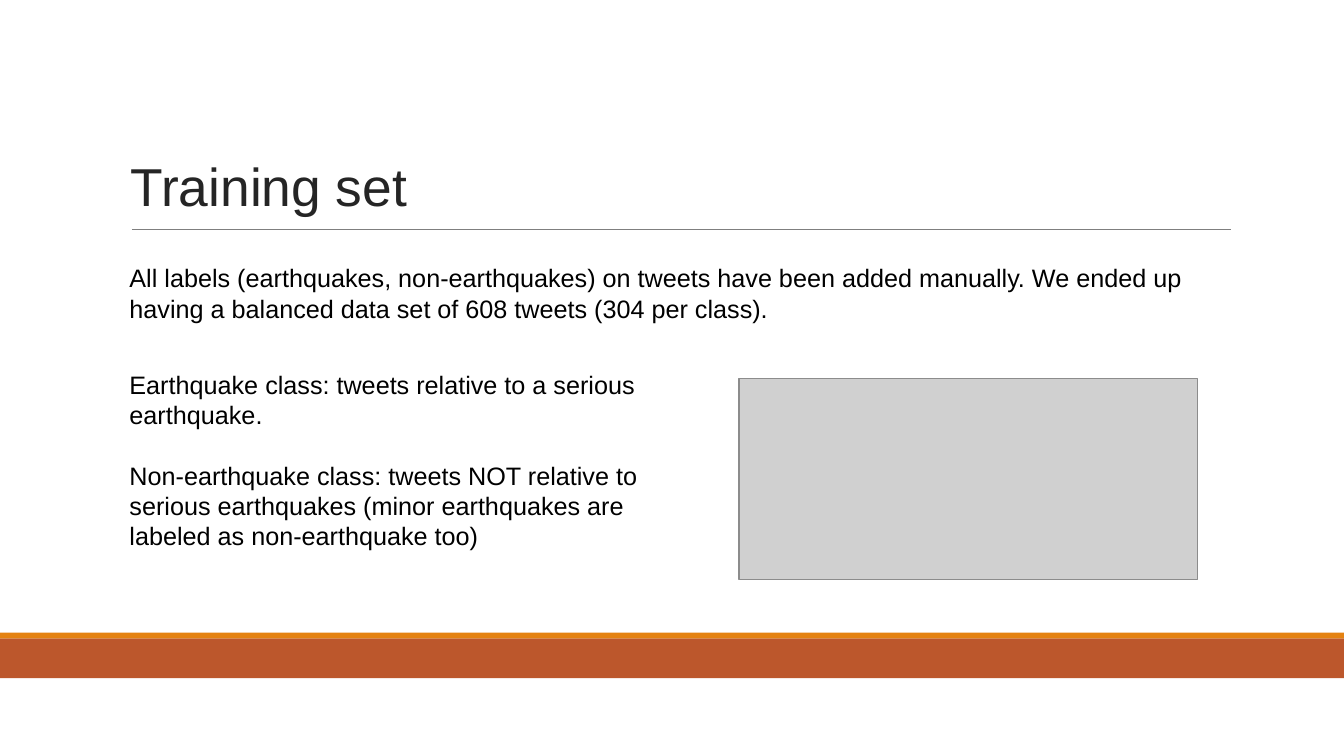
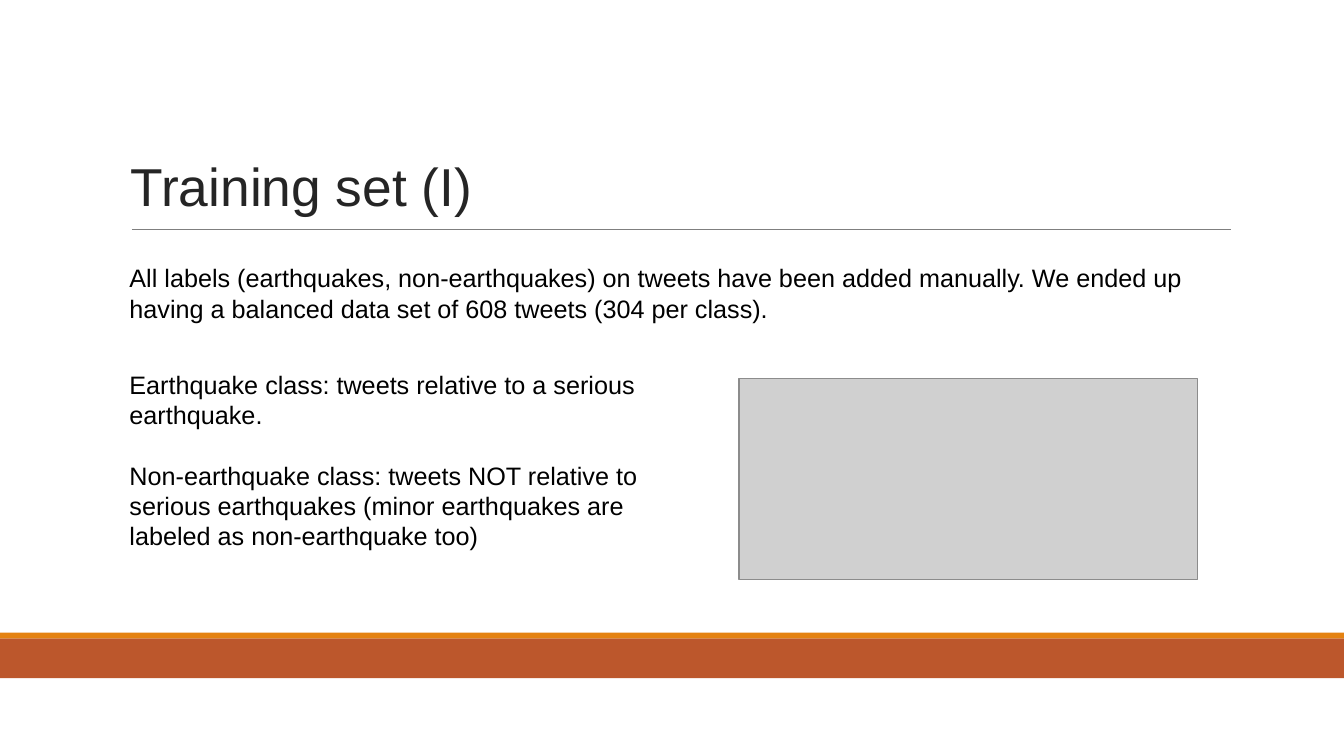
Before and after one commit to Geghi/DMML-Project, a slide deck: slide 5 of documentation/presentazione/presentazione.pptx. Drawn at 1344x756 pixels with LibreOffice and Linux fonts; fonts in the diff are those of the drawing; grey boxes stand for pictures. Boxes give left, top, right and bottom in pixels: in the first picture for what was removed or moved away, otherwise in the second. Text is boxed around its words. In the diff, an @@ line names an element or a change of style, - is before the commit and + after.

Commit message:
presentation updated

```diff
--- a/documentation/presentazione/presentazione.pptx
+++ b/documentation/presentazione/presentazione.pptx
@@ title at <box>131,167,472,216</box>: text changed @@
-Training set
+Training set (I)
```
Also in this commit, not shown: 5 slides added, 6 other files.
